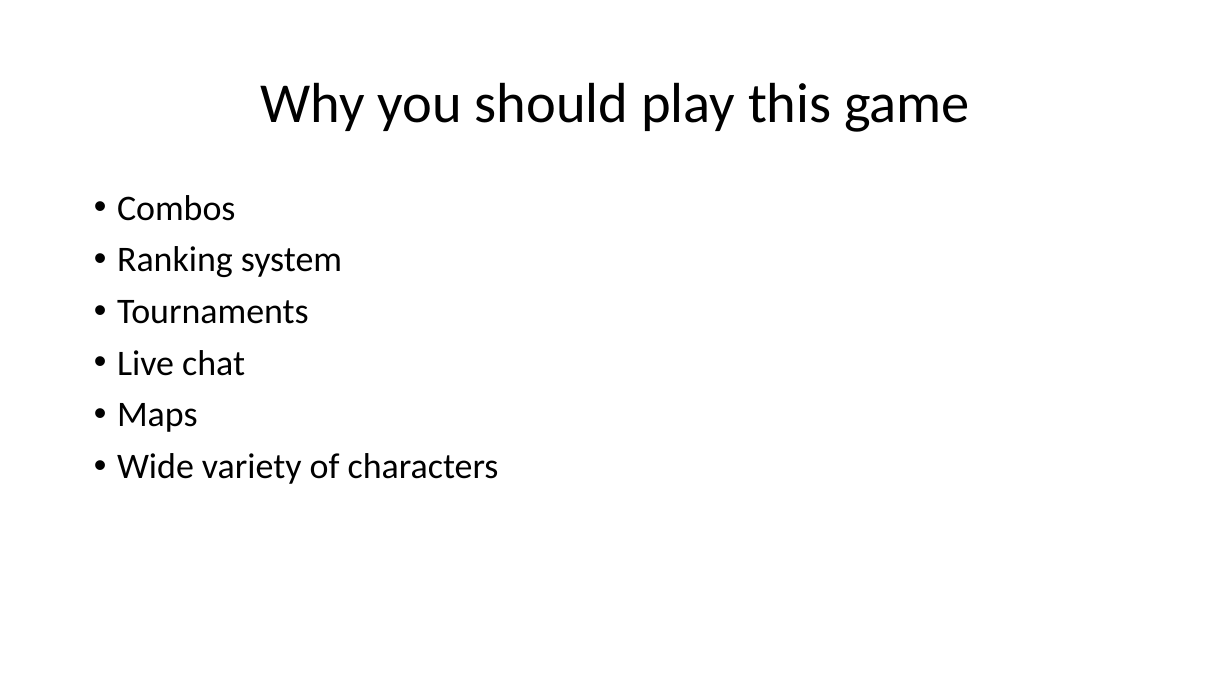
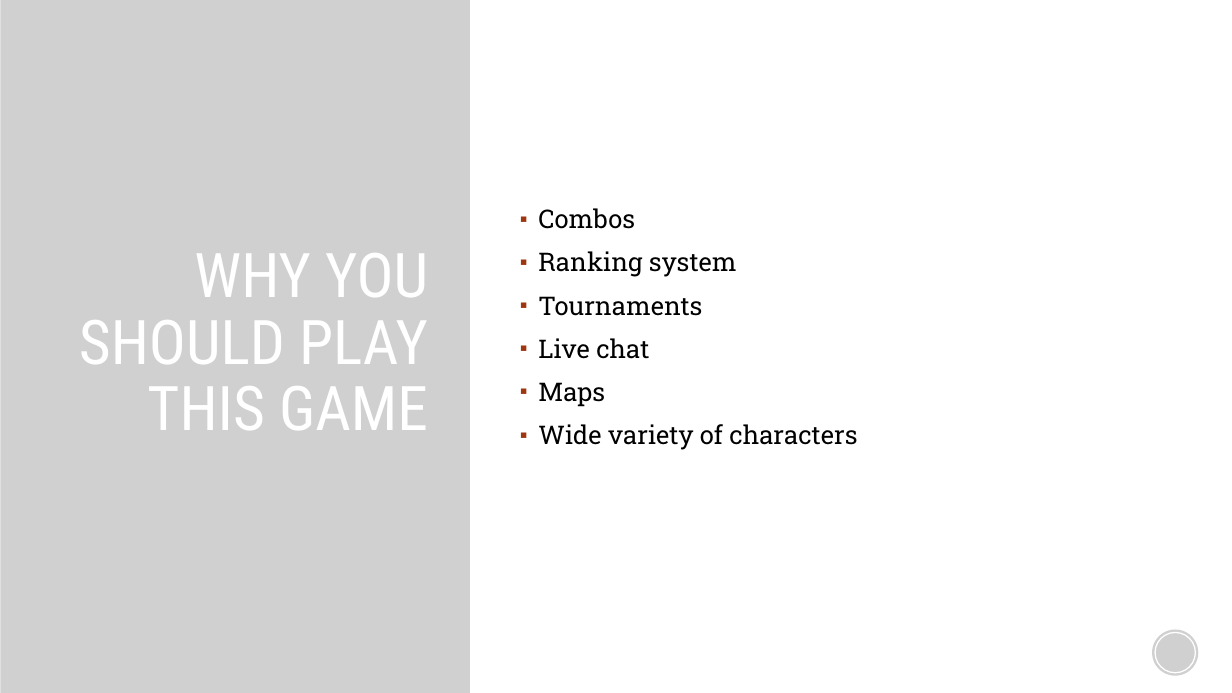
Before and after one commit to t4hs/Team-27-Game, a slide deck: slide 5 of BloodLust.pptx. Drawn at 1232x693 pixels with LibreOffice and Linux fonts; fonts in the diff are those of the drawing; grey boxes stand for pictures; background and template pictures are left out. Boxes give left, top, right and bottom in pixels: in the first picture for what was removed or moved away, otherwise in the second. Text is boxed around its words. In the diff, an @@ line names an element or a change of style, - is before the commit and + after.

Commit message:
Added Some Design To The Specification Powerpoint

```diff
--- a/BloodLust.pptx
+++ b/BloodLust.pptx
@@ picture added at (0, 0, 470, 693) @@
@@ text "Combos": place and size @@
-text "Combos" at (117, 195, 499, 484)
+text "Combos" at (538, 208, 857, 450)
@@ text "Combos" at (538, 208, 857, 450): size 28 to 20 pt, font Calibri to Roboto Slab; bullet • to ▪; more space between paragraphs; vertical alignment top to middle @@
@@ title at (79, 253, 428, 430): text changed; size 44 to 48 pt; font Calibri to Roboto Condensed; text colour #000000 to #FFFFFF @@
-Why you should play this game
+WHY YOU SHOULD PLAY THIS GAME
@@ picture added at (1153, 629, 1199, 676) @@
@@ ellipse added at (1155, 632, 1196, 673), outline #FFFFFF 1 pt @@
```
Also in this commit, not shown: 4 other slides changed.
